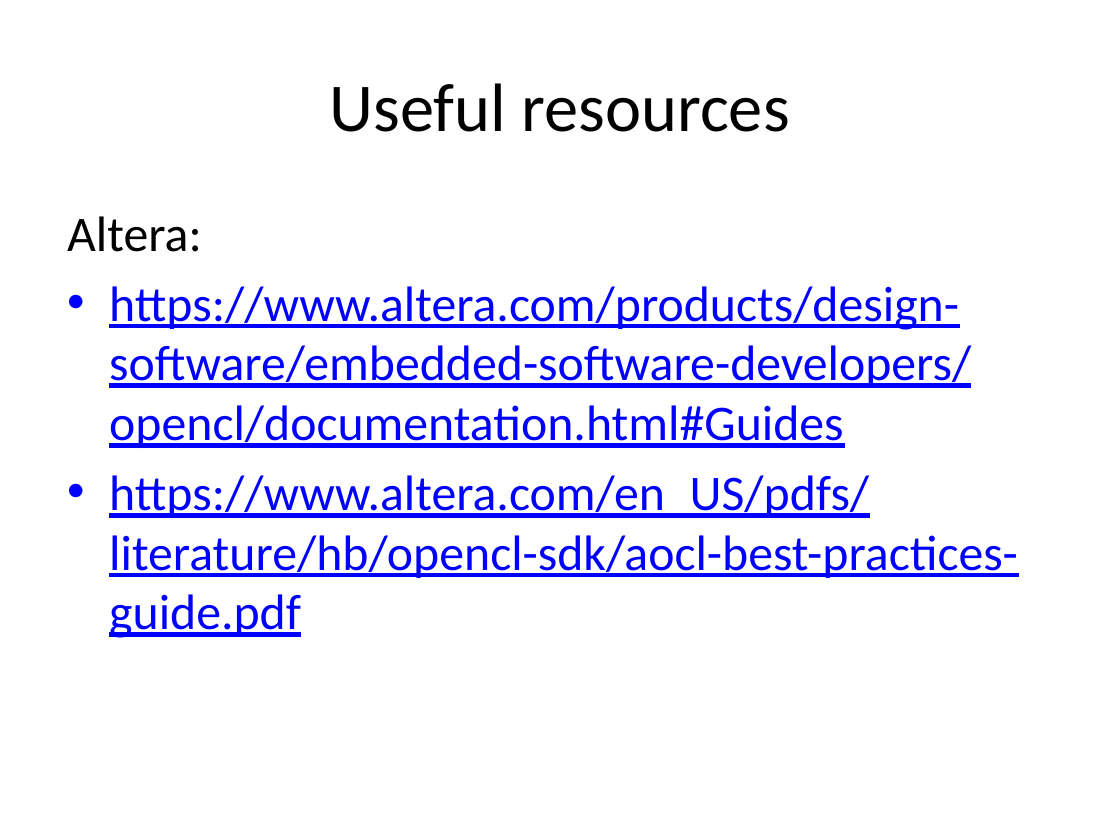
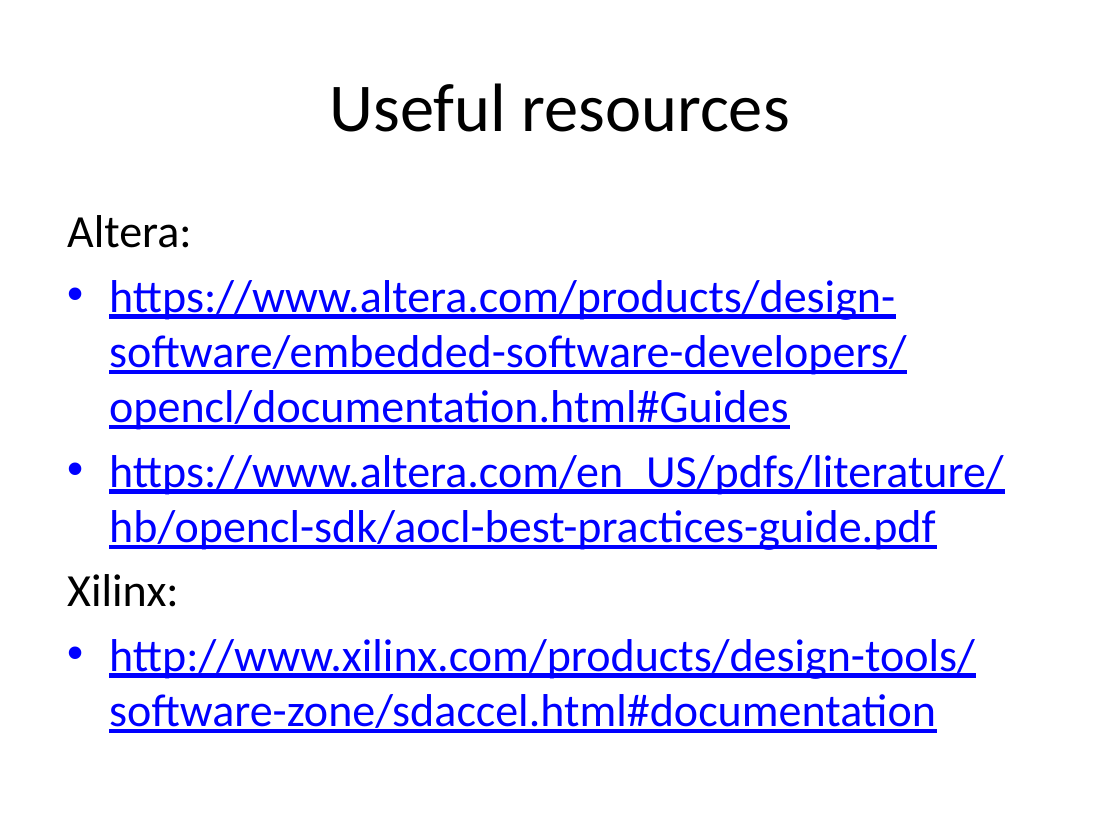
Before and after one commit to UoB-HPC/opencl-training-code, a slide deck: slide 14 of slides/OpenCL_on_FPGAs.pptx. Drawn at 1120x840 pixels with LibreOffice and Linux fonts; fonts in the diff are those of the drawing. Boxes give left, top, right and bottom in pixels: in the first picture for what was removed or moved away, otherwise in the second. Text is boxed around its words. In the diff, an @@ line names an element or a change of style, - is before the commit and + after.

Commit message:
Added Xilinx resource link
More resources.

```diff
--- a/slides/OpenCL_on_FPGAs.pptx
+++ b/slides/OpenCL_on_FPGAs.pptx
@@ text at [67,215,1003,550]: size 32 to 29.6 pt in "Altera:", "https://www.altera.com/products/design-software/embedded-sof ...", "https://www.altera.com/en_US/pdfs/literature/hb/opencl-sdk/a ..." @@
@@ text at [67,574,975,733]: paragraphs added @@
+Xilinx:
+• http://www.xilinx.com/products/design-tools/software-zone/sdaccel.html#documentation
```
